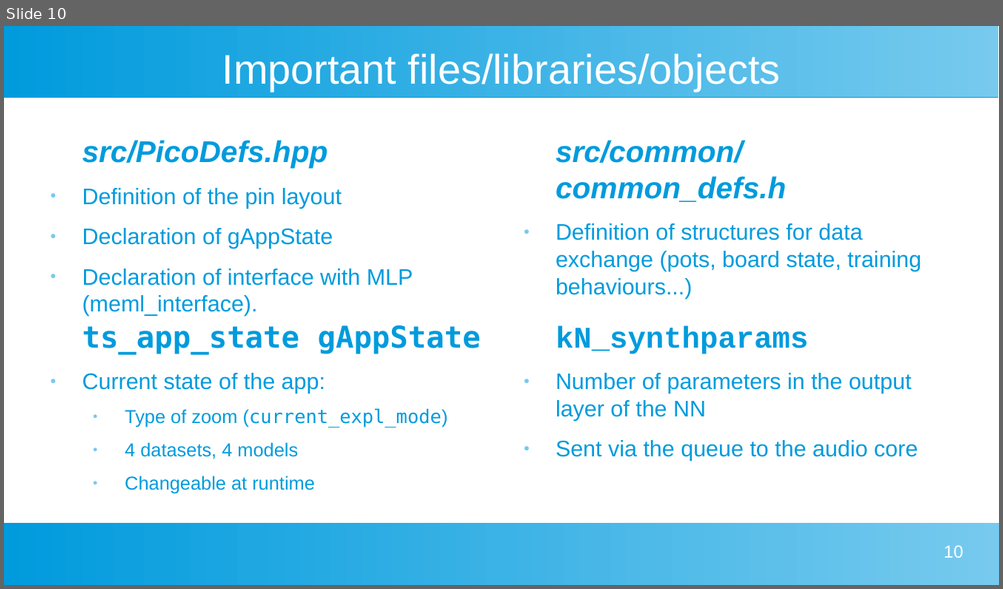
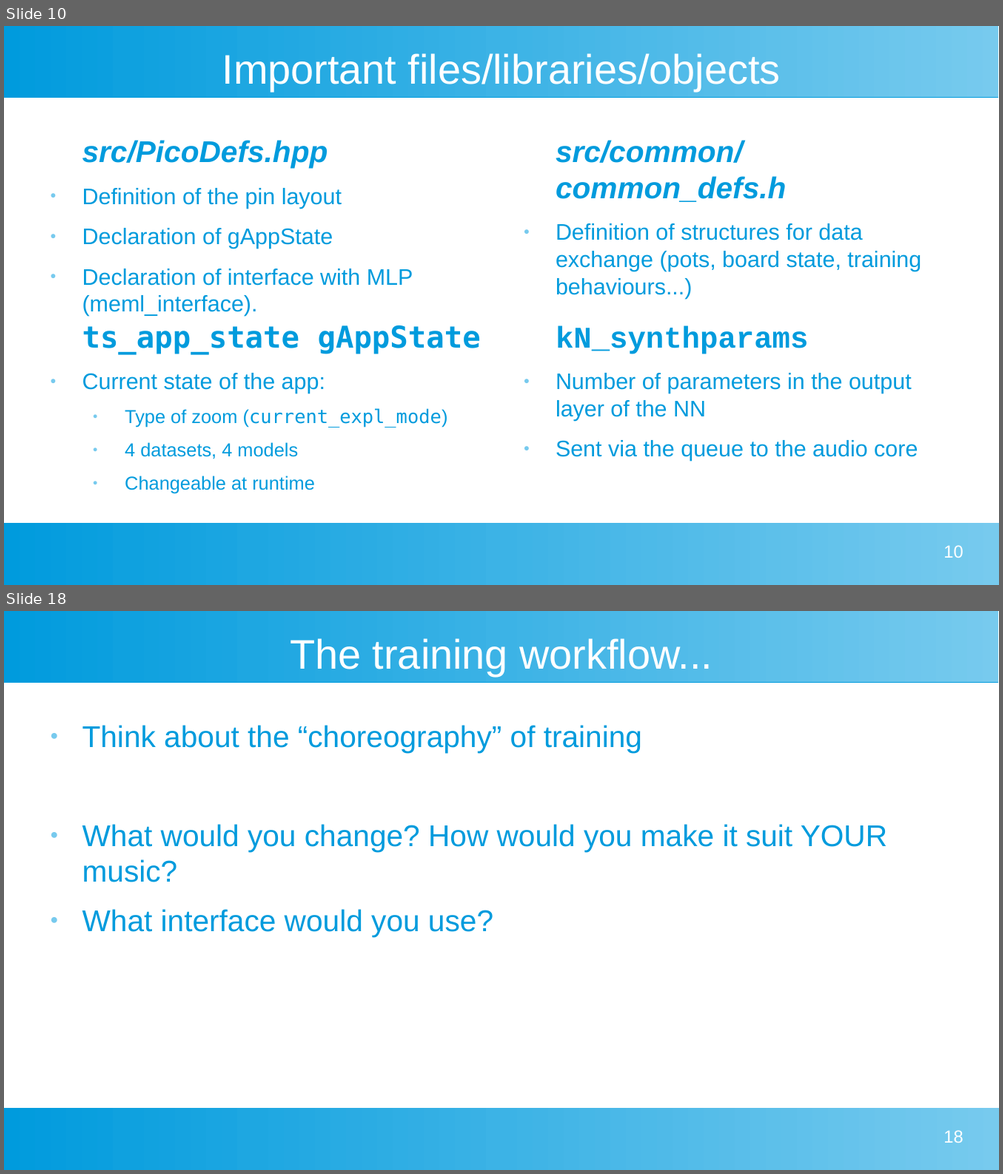
Before and after one commit to cristianpandele/MEML, a slide deck: doc/lecturenotes.odp. Shown one above the other, each under a label of ours: slide 10 before the commit, slides 10 and 18 after it; the slides between them are not shown. The pictures are 1003x589 and 1003x1174 pixels, drawn with LibreOffice and Linux fonts; fonts in the diff are those of the drawing. Boxes give left, top, right and bottom in pixels: in the first picture for what was removed or moved away, otherwise in the second. Text is boxed around its words. In the diff, an @@ line names an element or a change of style, - is before the commit and + after.

```diff
--- a/doc/lecturenotes.odp
+++ b/doc/lecturenotes.odp
@@ slide 18 added at bbox=[4, 611, 999, 1170], background #FFFFFF; not listed: 2 template elements that a slide beside it also shows @@
@@ title added at bbox=[290, 638, 713, 676], 33 pt, text #FFFFFF @@
+The training workflow...
@@ text added at bbox=[82, 725, 887, 937], 24 pt, text #009BDD @@
+● Think about the “choreography” of training
+● What would you change? How would you make it suit YOUR music?
+● What interface would you use?
@@ page number added at bbox=[943, 1130, 962, 1143], 14 pt, text #FFFFFF @@
+18
```
Also in this commit, not shown: 1 slide changed, 8 other slides added, 1 slide removed, 1 other file.
